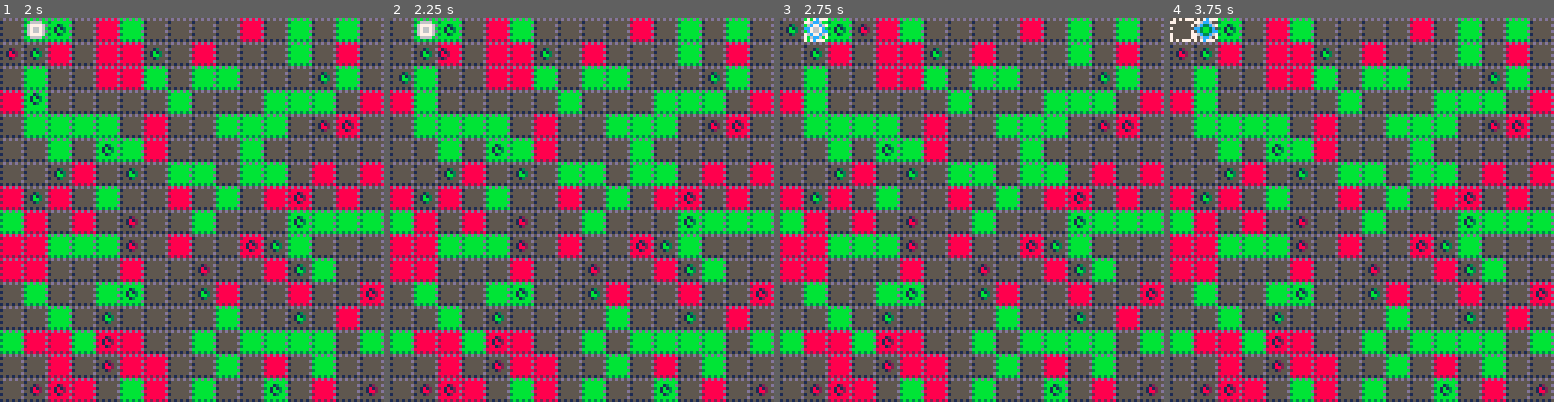
Above: before the commit, frames 1-4 (left to right).
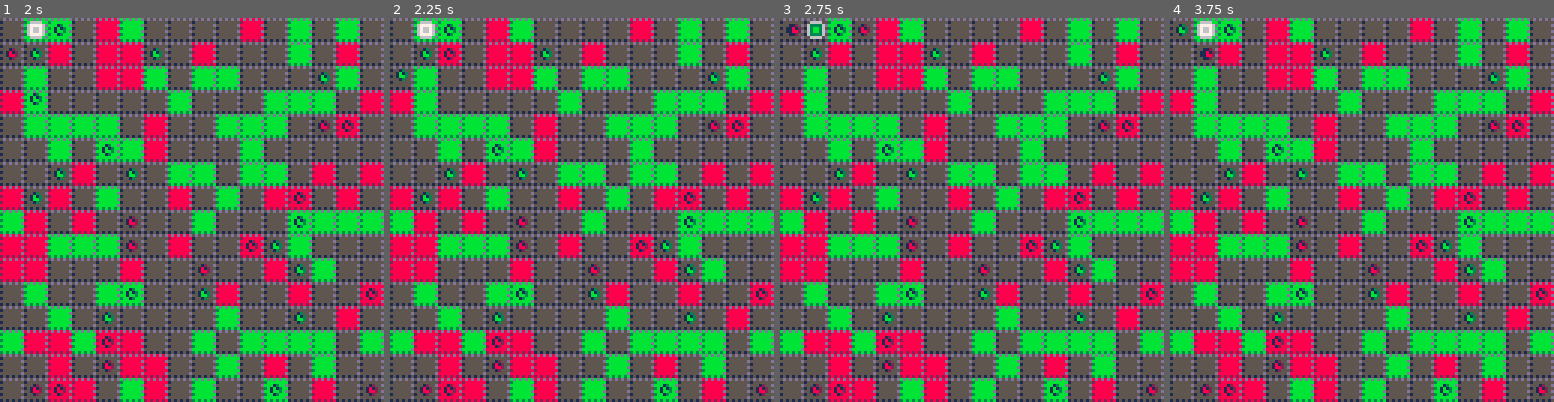
Above: after the commit, the same moments.

Repository: jcwilk/dv_prototype
Game: PICO-8 cartridge divproto.p8
The game is run twice, just before and just after one commit, with the same random seed, the same clock (stepped at 60 frames per second) and the same inputs.
Inputs:
- Up to frame 1 (2 s): tap O (Z key) at 0.7, 1.7 s; hold Right from 1.6 s (still down)
- Up to frame 2 (2.25 s): release Right at 2.1 s; tap O (Z key) at 2.1 s; hold Up from 2.15 s (still down)
- Up to frame 3 (2.75 s): release Up at 2.42 s; hold Right from 2.47 s (still down); tap O (Z key) at 2.5 s
- Up to frame 4 (3.75 s): tap O (Z key) at 2.9, 3.3, 3.7 s; release Right at 3.03 s; hold Left 3.08-3.58 s; hold Down from 3.63 s (still down)

Frame 1 is identical in both runs. In frame 2, 0.2% of the frame differs, in the area x 1-18%, y 7-18%; in frame 3, 0.4%; in frame 4, 0.7%, in the area x 0-13%, y 0-11%.

Commit message:
Add particles and make tiles accumulate too

Diff:
--- a/divproto.p8
+++ b/divproto.p8
@@ -24,8 +24,9 @@
  local tile = {
   x=x,
   y=y,
-  col_amount = rnd(1),
-  col = 0 // 0 means no color
+  col_amount=rnd(1),
+  col=0, // 0 means no color
+  count=1
  }
 
  if rnd(1) < .4 then
@@ -36,6 +37,8 @@
   end
  end
 
+ as_emitter(tile)
+
  return tile
 end
 
@@ -43,18 +46,22 @@
 tiles.all = {}
 tiles.by_coord = {}
 
-for x=0,15 do
- tiles.by_coord[x] = {}
-end
-for y=0,150 do
+function init_tiles()
  for x=0,15 do
-  local tile = make_tile(x,y)
-  tiles.by_coord[x][y] = tile
-  add(tiles.all, tile)
+  tiles.by_coord[x] = {}
+ end
+ for y=0,150 do
+  for x=0,15 do
+   local tile = make_tile(x,y)
+   tiles.by_coord[x][y] = tile
+   add(tiles.all, tile)
+  end
  end
 end
 
 function _init()
+ init_tiles()
+ init_player()
  highlight_moves()
  select_player_tile()
  init_mobs()
@@ -67,6 +74,9 @@
   return
  end
 
+ player.update()
+ particles.update()
+
  if(btnp(4)) then
   choose_move()
  end
@@ -81,6 +91,15 @@
  end
  if(btnp(3)) then
   press_with(find_lower_move)
+ end
+
+ local t
+ local starti=flr(cam.y/8)*16+1
+ local endi=flr((cam.y+128)/8+1)*16
+ starti=mid(starti,1,#tiles.all)
+ endi=mid(endi,1,#tiles.all)
+ for i=starti,endi do
+  tiles.all[i].update()
  end
 end
 
@@ -103,7 +122,14 @@
  end
  camera(cam.x,cam.y)
 
- foreach(tiles.all,function(t)
+ local t
+ local starti=flr(cam.y/8)*16+1
+ local endi=flr((cam.y+128)/8+1)*16
+ starti=mid(starti,1,#tiles.all)
+ endi=mid(endi,1,#tiles.all)
+ for i=starti,endi do
+  t=tiles.all[i]
+
   pal()
   if t.col > 0 then
    pal(5,t.col)
@@ -114,7 +140,7 @@
    end
   end
   spr(1, t.x*8, t.y*8)
- end)
+ end
 
  pal()
  if player.col != 0 then
@@ -128,9 +154,10 @@
   pal(15,6)
  end
  spr(2, player.x*8, player.y*8)
-
 	pal()
  mobs.draw()
+ pal()
+	particles.draw()
 
  foreach(tiles.all,function(t)
   if t.highlighted then
@@ -142,13 +169,20 @@
   end
  end)
  pal()
+ //rectfill(0,0,23,11,0)
+ //print(stat(7),0,0,6)
+ //print(stat(1),0,6,6)
 end
 -->8
-player = {
- x=0,
- y=0,
- col=0
-}
+function init_player()
+ player = {
+  x=0,
+  y=0,
+  col=0
+ }
+ as_emitter(player)
+ //player.emit(10,player.col)
+end
 
 selected_move=nil
 selected_index=1
@@ -295,29 +329,38 @@
  if tile.col == 0 then
   sfx(1)
   tile.col = player.col
+  tile.count = player.count
+  if tile.count > 1 then
+   tile.emit(20/tile.count,tile.col)
+  end
   player.col = 0
-  spawn_around(player.x,player.y,tile.col)
+  player.disable_emitter()
+  spawn_around(player.x,player.y,tile.col,tile.count)
   player.count=1
   return
  end
 
+ local tile_count=tile.count
  if player.col == 0 then
   player.col = tile.col
-  player.count = 1
+  player.count = tile.count
  else
-  player.count+= 1
+  player.count+= tile.count
+  player.emit(20/player.count,player.col)
  end
 
  sfx(0)
  tile.col = 0
+ tile.count = 1
+ tile.disable_emitter()
  local spawn_col=cola1
  if player.col == cola1 then
   spawn_col=colb1
  end
- spawn_around(player.x,player.y,spawn_col)
-end
-
-function spawn_around(x,y,col)
+ spawn_around(player.x,player.y,spawn_col,tile_count)
+end
+
+function spawn_around(x,y,col,amount)
  local spots = {
   {x-1,y},
   {x+1,y},
@@ -331,7 +374,7 @@
   del(spots,spot)
   add(shuffled,spot)
  end
- local spawn_left=1
+ local spawn_left=min(amount,4)
  if player.col == 0 then
   spawn_left=player.count
  end
@@ -450,6 +493,79 @@
     end
   end
 end
+
+particles={
+ all={},
+ make=function(x,y,dx,dy,max_t,col)
+  add(particles.all,{
+   x=x,
+   y=y,
+   dx=dx,
+   dy=dy,
+   max_t=max_t,
+   col=col,
+   t=0
+  })
+ end,
+ update=function()
+  local i=1
+  local p
+  while i <= #particles.all do
+   p=particles.all[i]
+   p.x+=p.dx
+   p.y+=p.dy
+   p.t+=1
+   if p.t <= p.max_t then
+    i+=1
+   else
+    deli(particles.all,i)
+   end
+  end
+ end,
+ draw=function()
+  local p
+  for i=1,#particles.all do
+   p=particles.all[i]
+   pset(p.x,p.y,p.col)
+  end
+ end
+}
+
+function as_emitter(obj)
+ local old_update=obj.update
+
+ local next_in=0
+ local delay=10
+ local col
+ local make_particle=function()
+  particles.make(obj.x*8+4,obj.y*8+4,0.1-rnd(0.2),-0.1-rnd(0.1),50+rnd(10),col)
+ end
+
+ obj.update=function()
+  if next_in > 0 then
+   next_in-= 1
+   while next_in <= 0 do
+    next_in+= delay
+    make_particle()
+   end
+  end
+  if old_update then
+   old_update()
+  end
+ end
+
+ obj.emit=function(new_delay,new_col)
+  delay=new_delay
+  col=new_col
+  //make_particle()
+  next_in=delay
+ end
+
+ obj.disable_emitter=function()
+  next_in=0
+ end
+end
+
 -->8
 mob_spd=8
 mob_max_path=4
@@ -562,12 +678,6 @@
   end)
  end
 }
-foreach(tiles.all,function(tile)
- if not mobs.by_coord[tile.x] then
-  mobs.by_coord[tile.x]={}
- end
- mobs.by_coord[tile.x][tile.y]=false
-end)
 
 function spawn_mob(x,y,col,skip_tween)
  local mob = {
@@ -612,6 +722,13 @@
 end
 
 function init_mobs()
+ foreach(tiles.all,function(tile)
+  if not mobs.by_coord[tile.x] then
+   mobs.by_coord[tile.x]={}
+  end
+  mobs.by_coord[tile.x][tile.y]=false
+ end)
+
  for i=1,300 do
   local spawned=false
   local tile, mob, col
